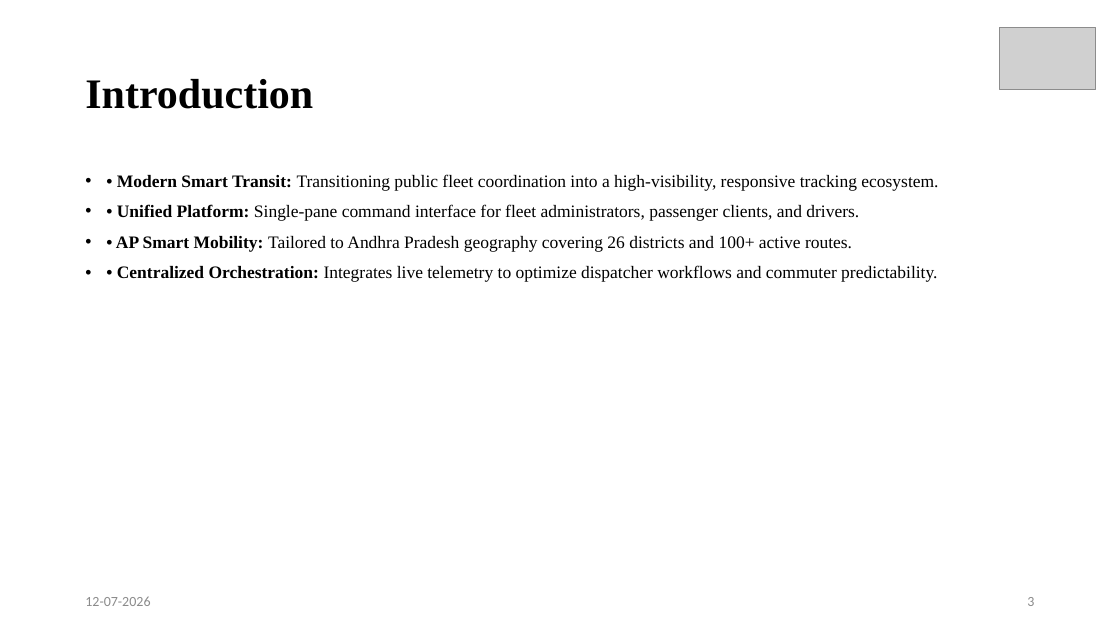
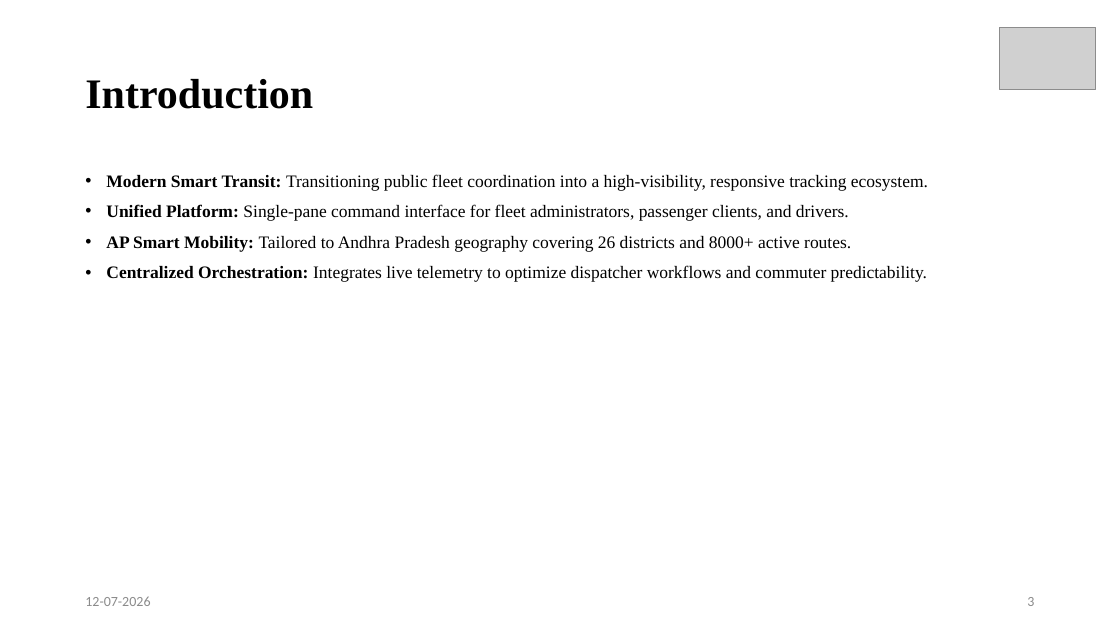
Before and after one commit to rajeshbendi60-maker/TransPulse, a slide deck: slide 3 of ppt/R24_Community_Project_PPT_Template.pptx. Drawn at 1120x630 pixels with LibreOffice and Linux fonts; fonts in the diff are those of the drawing; grey boxes stand for pictures. Boxes give left, top, right and bottom in pixels: in the first picture for what was removed or moved away, otherwise in the second. Text is boxed around its words. In the diff, an @@ line names an element or a change of style, - is before the commit and + after.

```diff
--- a/ppt/R24_Community_Project_PPT_Template.pptx
+++ b/ppt/R24_Community_Project_PPT_Template.pptx
@@ text at (106, 174, 928, 282): text changed @@
-• • Modern Smart Transit: Transitioning public fleet coordination into a high-visibility, responsive tracking ecosystem.
-• • Unified Platform: Single-pane command interface for fleet administrators, passenger clients, and drivers.
-• • AP Smart Mobility: Tailored to Andhra Pradesh geography covering 26 districts and 100+ active routes.
-• • Centralized Orchestration: Integrates live telemetry to optimize dispatcher workflows and commuter predictability.
+• Modern Smart Transit: Transitioning public fleet coordination into a high-visibility, responsive tracking ecosystem.
+• Unified Platform: Single-pane command interface for fleet administrators, passenger clients, and drivers.
+• AP Smart Mobility: Tailored to Andhra Pradesh geography covering 26 districts and 8000+ active routes.
+• Centralized Orchestration: Integrates live telemetry to optimize dispatcher workflows and commuter predictability.
```
Also in this commit, not shown: 17 other slides changed, 5 other files.
